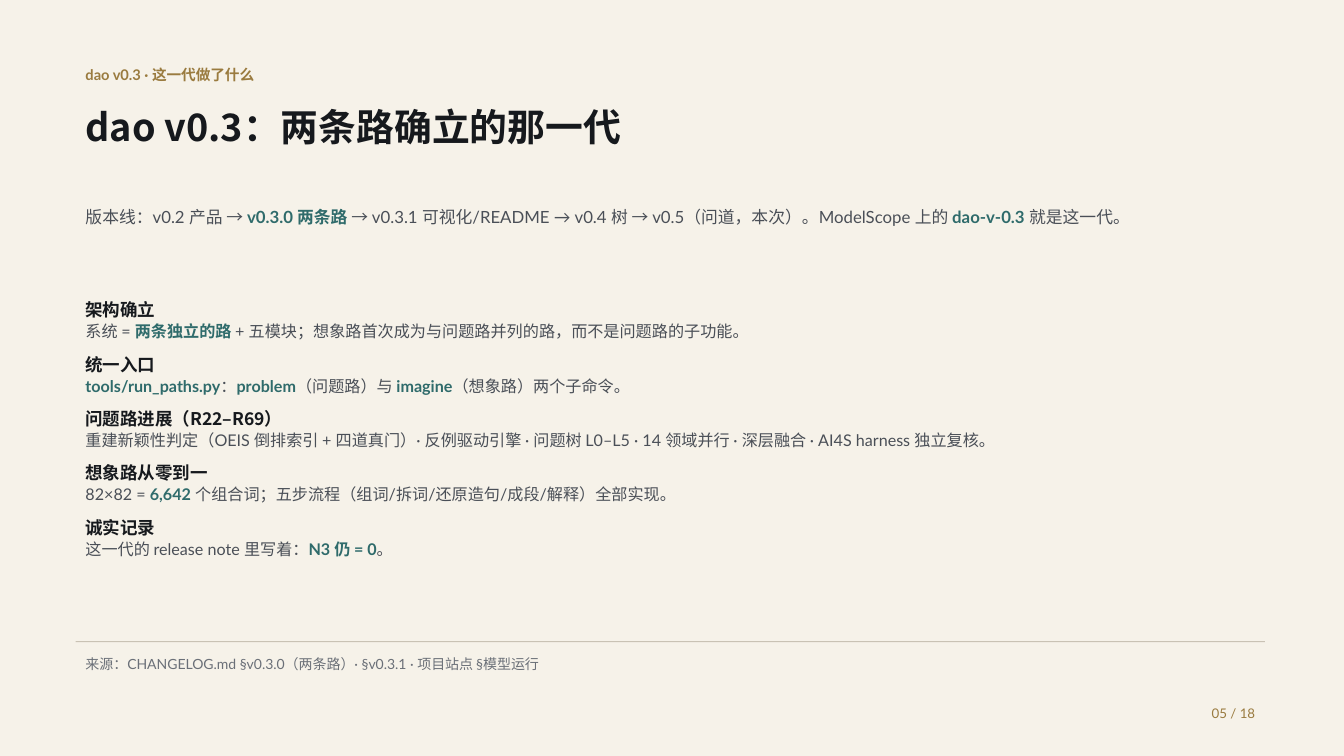
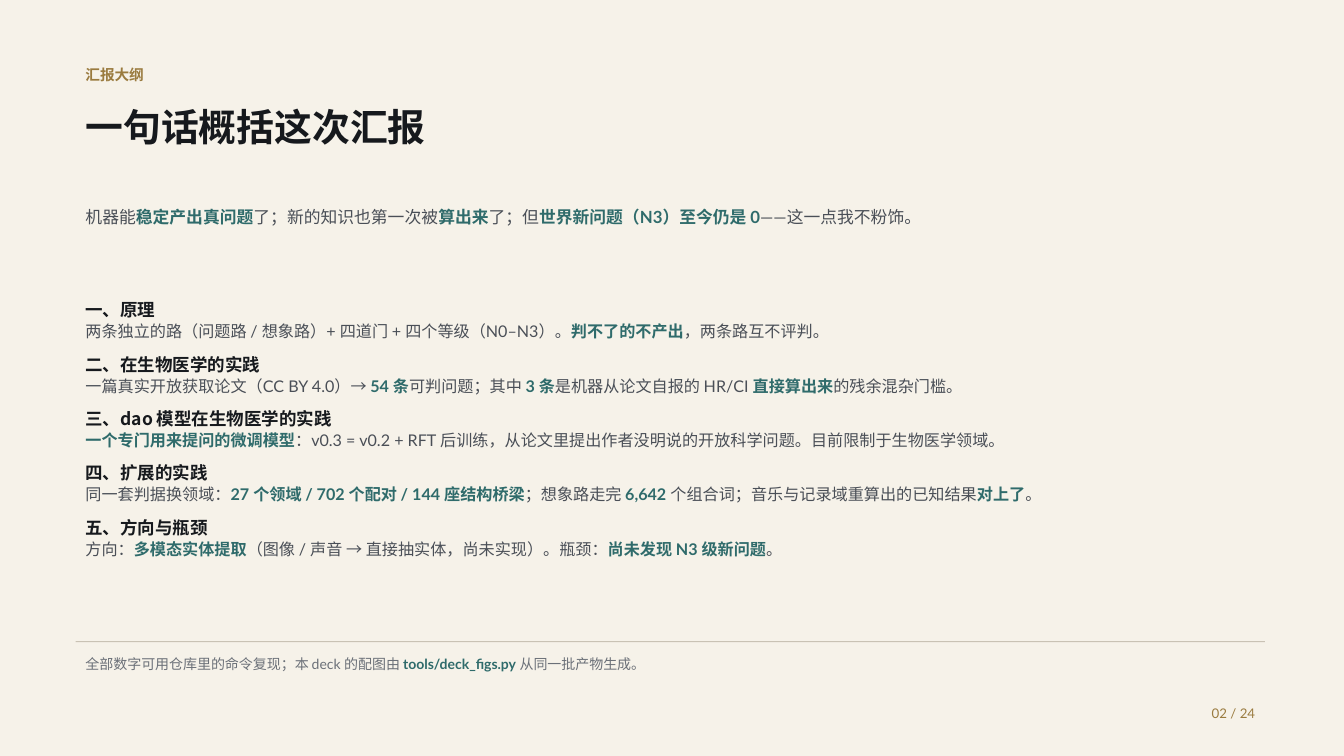
Before and after one commit to shikunpneg/ask-dao, a slide deck: slide 2 of docs/ppt/ask-dao-biomed-deck.pptx (slide 5 before the commit). Drawn at 1344x756 pixels with LibreOffice and Linux fonts; fonts in the diff are those of the drawing. Boxes give left, top, right and bottom in pixels: in the first picture for what was removed or moved away, otherwise in the second. Text is boxed around its words. In the diff, an @@ line names an element or a change of style, - is before the commit and + after.

Commit message:
PPT 按真实口径重做：真问句 + 新知识 + dao-v0.3 是提问微调模型（24 页）
用户指出三处我理解错了，已全部改到页面上：
1. 「真实的问题」要问句原文 —— 新增一页「机器提出的问题，长什么样」，
   三条方法学追问的 statement 直接从 out/biomed_demo/problems_paper.json 读，
   一字不改（spec 里不手写问句，防止复述走样）。
2. 「dao 模型在生物医学的实践」= dao-v 0.3 这个专门用来提问的微调模型，
   不是系统那一代。§3 重写为：RFT 后训练模型 + ModelScope studio 真实界面
   + 它现场生成的三个问句（原句）+ Holdout 0.7113 vs 0.6888（头对 3:2:7）
   + 两条能力边界（只做生物医学 / 只提问不判定）。
   原先「系统那一代」的内容（544 条 / 23 领域、15 进制裁决、想象路五步）
   移入 §4 扩展的实践。
3. 用用户给的三张真实图：studio 界面（§3）、系统架构图（§1）、道 logo（封面）。

封面按用户改写的文案重写（并修正「两种种」→「两种」）：
已有的 AI4S 生态擅长解决问题，但「问题从哪来」长期空缺。

新增 tools/deck_figs.py 里的白话版 E-value 图：不再画「HR vs E-value」两组条
让人自己对照，而是直接回答「要推翻这条结论，隐藏因素得多强」，
并把三条结论的强弱差别画出来（1.67 站得住 / 2.34 最稳 / 1.16 几乎站不住）。

正式交付文件改回规范名 docs/ppt/ask-dao-biomed-deck.{pptx,pdf}
（之前的 ask-dao-report.* 是 PowerPoint 占用时的临时名，已停止跟踪）。

```diff
--- a/docs/ppt/ask-dao-biomed-deck.pptx
+++ b/docs/ppt/ask-dao-biomed-deck.pptx
@@ text at <box>85,67,143,82</box>: text changed @@
-dao v0.3 · 这一代做了什么
+汇报大纲
@@ text at <box>85,108,425,145</box>: text changed @@
-dao v0.3：两条路确立的那一代
+一句话概括这次汇报
@@ text at <box>85,208,921,226</box>: text changed @@
-版本线：v0.2 产品 → v0.3.0 两条路 → v0.3.1 可视化/README → v0.4 树 → v0.5（问道，本次）。ModelScope 上的 dao-v-0.3 就是这一代。
+机器能稳定产出真问题了；新的知识也第一次被算出来了；但世界新问题（N3）至今仍是 0——这一点我不粉饰。
@@ text at <box>85,302,1041,557</box>: text changed @@
-架构确立
-系统 = 两条独立的路 + 五模块；想象路首次成为与问题路并列的路，而不是问题路的子功能。
-统一入口
-tools/run_paths.py：problem（问题路）与 imagine（想象路）两个子命令。
-问题路进展（R22–R69）
-重建新颖性判定（OEIS 倒排索引 + 四道真门）· 反例驱动引擎 · 问题树 L0–L5 · 14 领域并行 · 深层融合 · AI4S harness 独立复核。
-想象路从零到一
-82×82 = 6,642 个组合词；五步流程（组词/拆词/还原造句/成段/解释）全部实现。
-诚实记录
-这一代的 release note 里写着：N3 仍 = 0。
+一、原理
+两条独立的路（问题路 / 想象路）+ 四道门 + 四个等级（N0–N3）。判不了的不产出，两条路互不评判。
+二、在生物医学的实践
+一篇真实开放获取论文（CC BY 4.0）→ 54 条可判问题；其中 3 条是机器从论文自报的 HR/CI 直接算出来的残余混杂门槛。
+三、dao 模型在生物医学的实践
+一个专门用来提问的微调模型：v0.3 = v0.2 + RFT 后训练，从论文里提出作者没明说的开放科学问题。目前限制于生物医学领域。
+四、扩展的实践
+同一套判据换领域：27 个领域 / 702 个配对 / 144 座结构桥梁；想象路走完 6,642 个组合词；音乐与记录域重算出的已知结果对上了。
+五、方向与瓶颈
+方向：多模态实体提取（图像 / 声音 → 直接抽实体，尚未实现）。瓶颈：尚未发现 N3 级新问题。
@@ text at <box>85,657,646,672</box>: text changed @@
-来源：CHANGELOG.md §v0.3.0（两条路）· §v0.3.1 · 项目站点 §模型运行
+全部数字可用仓库里的命令复现；本 deck 的配图由 tools/deck_figs.py 从同一批产物生成。
@@ text at <box>1212,708,1255,718</box>: text changed @@
-05 / 18
+02 / 24
```
Also in this commit, not shown: 13 other slides changed, 10 slides added, 4 slides removed, 37 other files.
